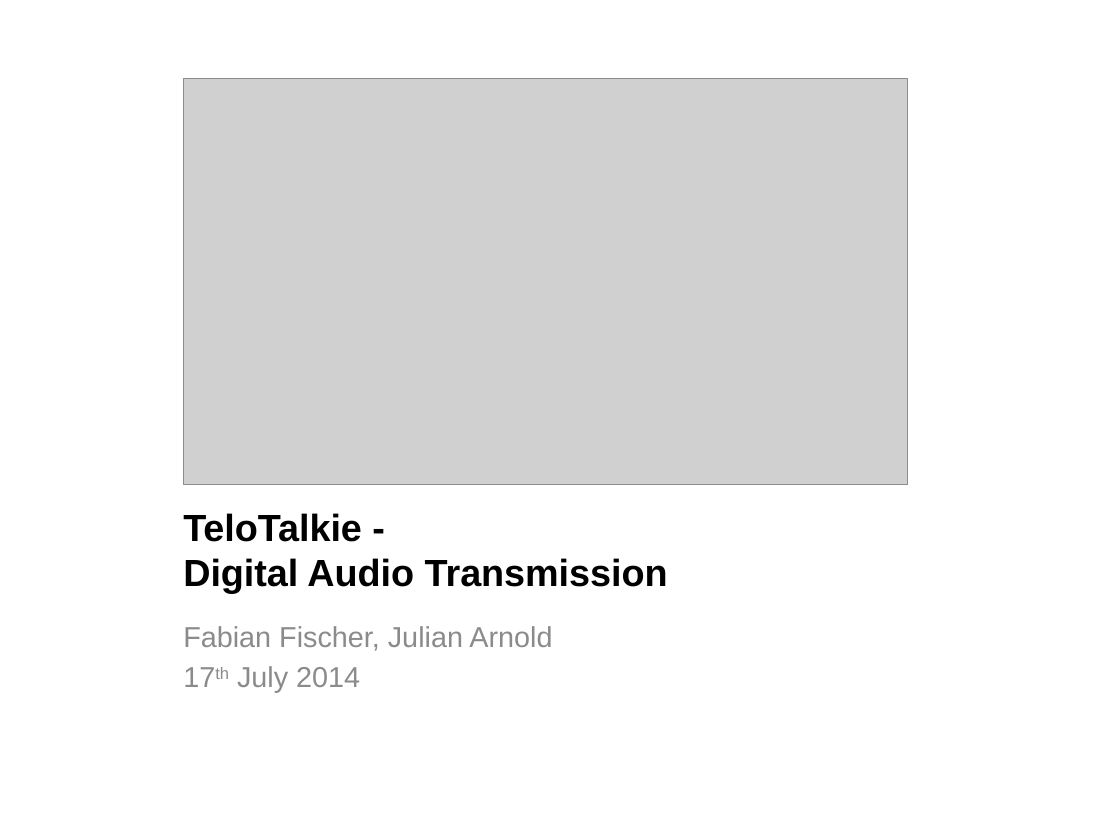
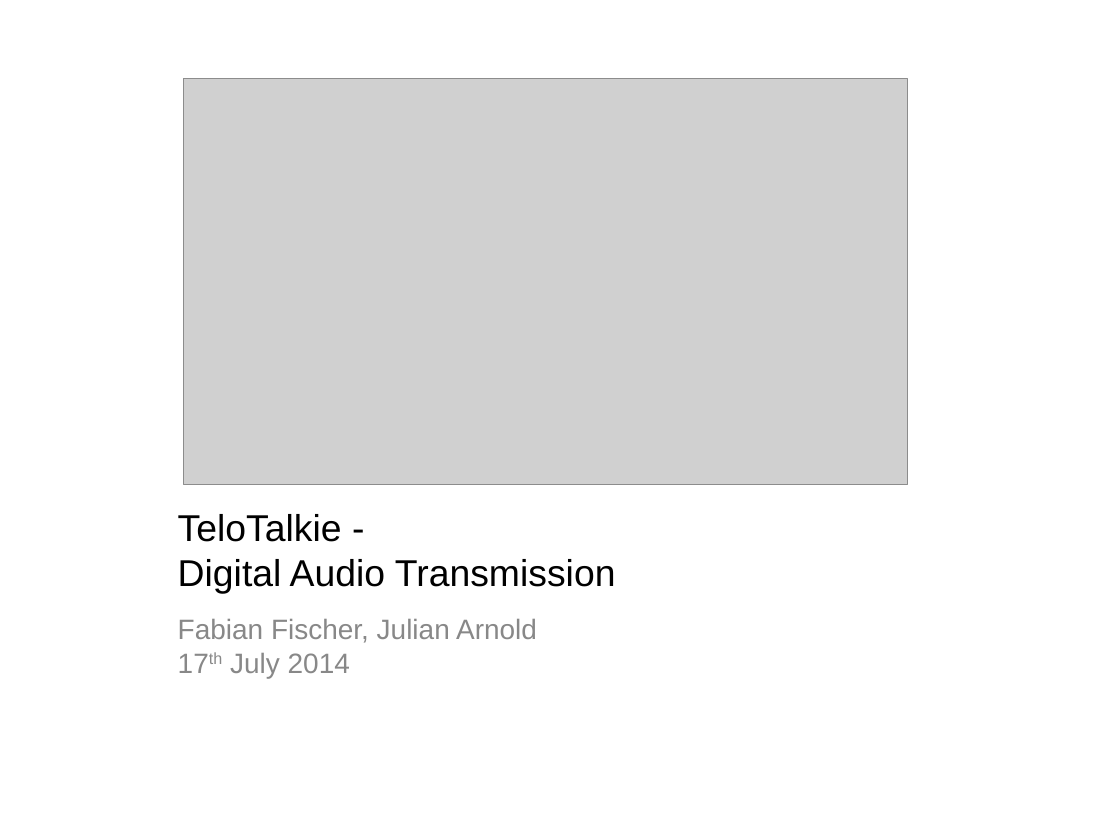
Before and after one commit to jarn0ld/smeagol-walkie-talkie, a slide deck: slide 1 of presentation/smeagol-new.pptx. Drawn at 1120x840 pixels with LibreOffice and Linux fonts; fonts in the diff are those of the drawing; grey boxes stand for pictures; background and template pictures are left out. Boxes give left, top, right and bottom in pixels: in the first picture for what was removed or moved away, otherwise in the second. Text is boxed around its words. In the diff, an @@ line names an element or a change of style, - is before the commit and + after.

```diff
--- a/presentation/smeagol-new.pptx
+++ b/presentation/smeagol-new.pptx
@@ title at [178,514,616,594]: text changed; size 24.3 to 24 pt; bold off @@
-TeloTalkie -
-Digital Audio Transmission
+TeloTalkie -
+Digital Audio Transmission
@@ text "Fabian Fischer, Julian Arnold" at [178,619,537,678]: size 18.5 to 18 pt, text colour #8C8C8C to #888888; line spacing 1 to 0.8 @@
```
Also in this commit, not shown: 10 other slides changed, 1 slide added, 1 slide removed.
